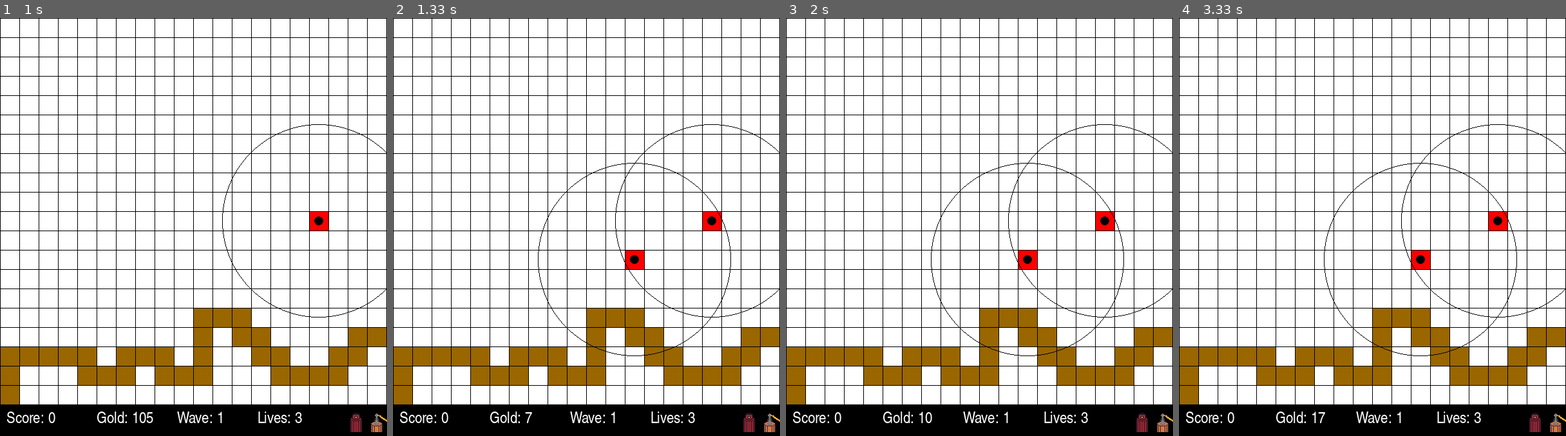
Above: before the commit, frames 1-4 (left to right).
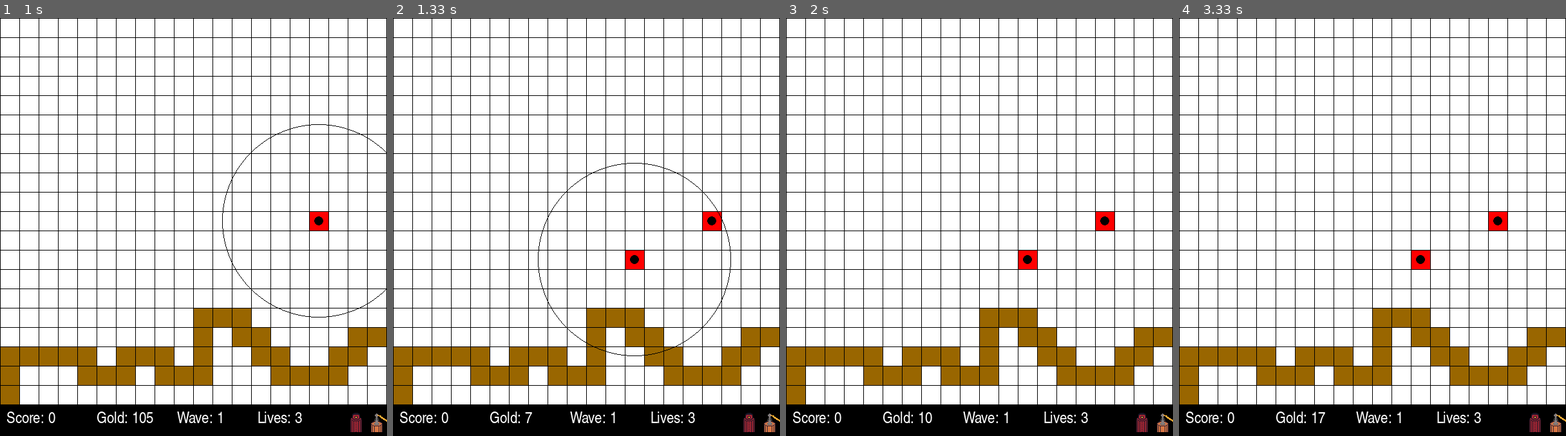
Above: after the commit, the same moments.

Repository: RMHendriks/TowerDefensePygame
Game: pygame game, started from towerdefense.py
Two runs of this game, one before a commit and one after it. Both use one fixed random seed, a clock stepped at 60 frames per second and the inputs below.
Inputs (mouse positions are in pixels of both pictures, inside the frame that each line leads up to):
- Up to frame 1 (1 s): click (317, 214) at 0.38 s; click "Wave: 1" at 0.72 s
- Up to frame 2 (1.33 s): click (632, 264) at 1.05 s
- Up to frame 3 (2 s): click (840, 214) at 1.38 s
- Up to frame 4 (3.33 s): right-click (1511, 193) at 2.55 s

Frame 1 is identical in both runs. In frame 2, 0.2% of the frame differs, in the area x 57-100%, y 25-72%; in frame 3, 0.4%, in the area x 37-100%, y 25-81%; in frame 4, 0.4%.

Commit message:
Circle on hover and small bug fixes

Diff:
--- a/cells/cell.py
+++ b/cells/cell.py
@@ -24,9 +24,9 @@
                          [self.position.x, self.position.y,
                           self.size - 1, self.size - 1])
 
-    def clicked(self, mouse_position) -> bool:
-        """ Check if the cell has been clicked.
-        Return True if the tile has been clicked, False if not. """
+    def interacted(self, mouse_position) -> bool:
+        """ Check if the cell has been interacted with by hovering or clicking.
+        Return True if the tile has been interacted with, False if not. """
 
         if (self.position.y + self.size > mouse_position[1]
            and self.position.y < mouse_position[1]
--- a/level.py
+++ b/level.py
@@ -32,7 +32,7 @@
         self.player = Player()
 
         # initialise grid
-        self.grid = self.initialize_grid()
+        self.grid: List[Cell] = self.initialize_grid()
 
         self.image = pygame.image.load('sprites/tower1.png').convert_alpha()
         self.image2 = pygame.image.load('sprites/tower2.png').convert_alpha()
@@ -64,17 +64,10 @@
 
             window.fill(pygame.Color("black"))
 
-            # event handeler
-            for event in pygame.event.get():
-                if event.type == pygame.QUIT:
-                    self.game_running = False
-
-                if event.type == pygame.MOUSEBUTTONDOWN:
-                    if event.button == 1:
-                        self.buy_tower(TowerLight)
-                    elif event.button == 3:
-                        self.buy_tower(TowerTesla)
-
+            # check for events
+            self.event_handler(window)
+
+            # passive gold income
             self.player.increment_gold(0.1 * game_speed)
 
             # update positions, spawn objects and draw objects
@@ -108,35 +101,53 @@
 
                 projectile.draw(window)
 
-            for tower in self.tower_list:
-                pygame.draw.circle(window, pygame.Color("black"),
-                                   tower.get_center_coord(),
-                                   tower.range, 1)
+            if isinstance(self.cell, Tower):
+                self.cell.hover_draw(window)
 
             self.render_hud(window)
 
             # update screen
             pygame.display.update()
+
+    def event_handler(self, window: pygame.surface.Surface) -> None:
+        """ Method that handles events. No return value. """
+
+        for event in pygame.event.get():
+            if event.type == pygame.QUIT:
+                self.game_running = False
+
+            self.mouse_position = pygame.mouse.get_pos()
+            self.mouse_x = self.mouse_position[0] // self.cell_size
+            self.mouse_y = self.mouse_position[1] // self.cell_size
+
+            print(self.mouse_position)
+
+            if (self.mouse_position[1] >= self.screen_height - 2 or
+               self.mouse_position[0] >= self.screen_width - 2):
+                return
+
+            self.cell = self.grid[self.mouse_x][self.mouse_y]
+
+            if (self.cell.interacted(self.mouse_position)):
+
+                if event.type == pygame.MOUSEBUTTONDOWN:
+                    if event.button == 1:
+                        self.buy_tower(TowerLight)
+                    elif event.button == 3:
+                        self.buy_tower(TowerTesla)
 
     def buy_tower(self, towertype: Tower) -> bool:
         """Method that returns True if a tower is buyable on the mouse click
         and creates a tower object at the mouse location. Else return False"""
 
-        mouse_position = pygame.mouse.get_pos()
-        print(mouse_position)
-        x = mouse_position[0] // self.cell_size
-        y = mouse_position[1] // self.cell_size
-        if mouse_position[1] >= self.screen_height:
-            return False
-
-        cell = self.grid[x][y]
-
-        if cell.clicked(mouse_position) and not isinstance(cell, Road):
-            tower = towertype(cell.position.x, cell.position.y,
+        if (self.cell.interacted(self.mouse_position) and
+           not isinstance(self.cell, (Road, Tower))):
+
+            tower = towertype(self.cell.position.x, self.cell.position.y,
                               self.cell_size, self.enemy_list)
             if self.player.can_pay_gold(tower.get_tower_cost()):
-                self.grid[x][y] = tower
-                self.tower_list.append(self.grid[x][y])
+                self.grid[self.mouse_x][self.mouse_y] = tower
+                self.tower_list.append(self.grid[self.mouse_x][self.mouse_y])
                 return True
 
         return False
--- a/towerdefense.py
+++ b/towerdefense.py
@@ -16,7 +16,7 @@
 SCREEN_HEIGHT = 601
 STAT_MENU_SIZE = 50
 SPEED = 0.05
-TOTAL_WAVES = 10
+TOTAL_WAVES = 30
 
 WHITE = (255, 255, 255)
 BLACK = (0, 0, 0)
--- a/towers/tower.py
+++ b/towers/tower.py
@@ -28,6 +28,12 @@
         pygame.draw.circle(window, self.inner_color,
                            self.get_center_coord(),
                            self.size / 4)
+
+    def hover_draw(self, window) -> None:
+        """ Draws a circle around the tower to display the range. """
+
+        pygame.draw.circle(window, pygame.Color("black"),
+                           self.get_center_coord(), self.range, 1)
 
     def get_tower_cost(self) -> int:
         """ Return the cost of the tower. """
